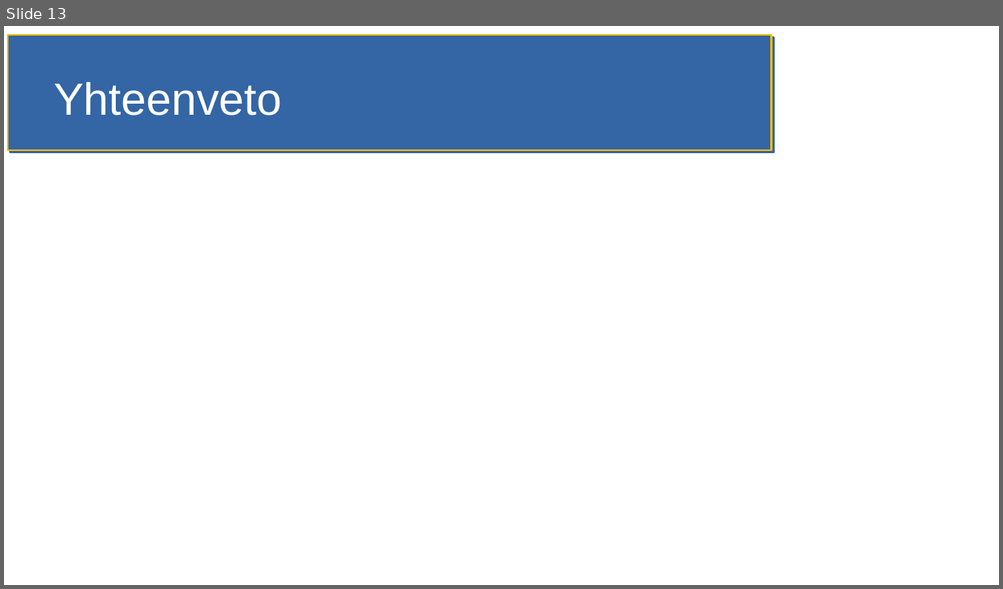
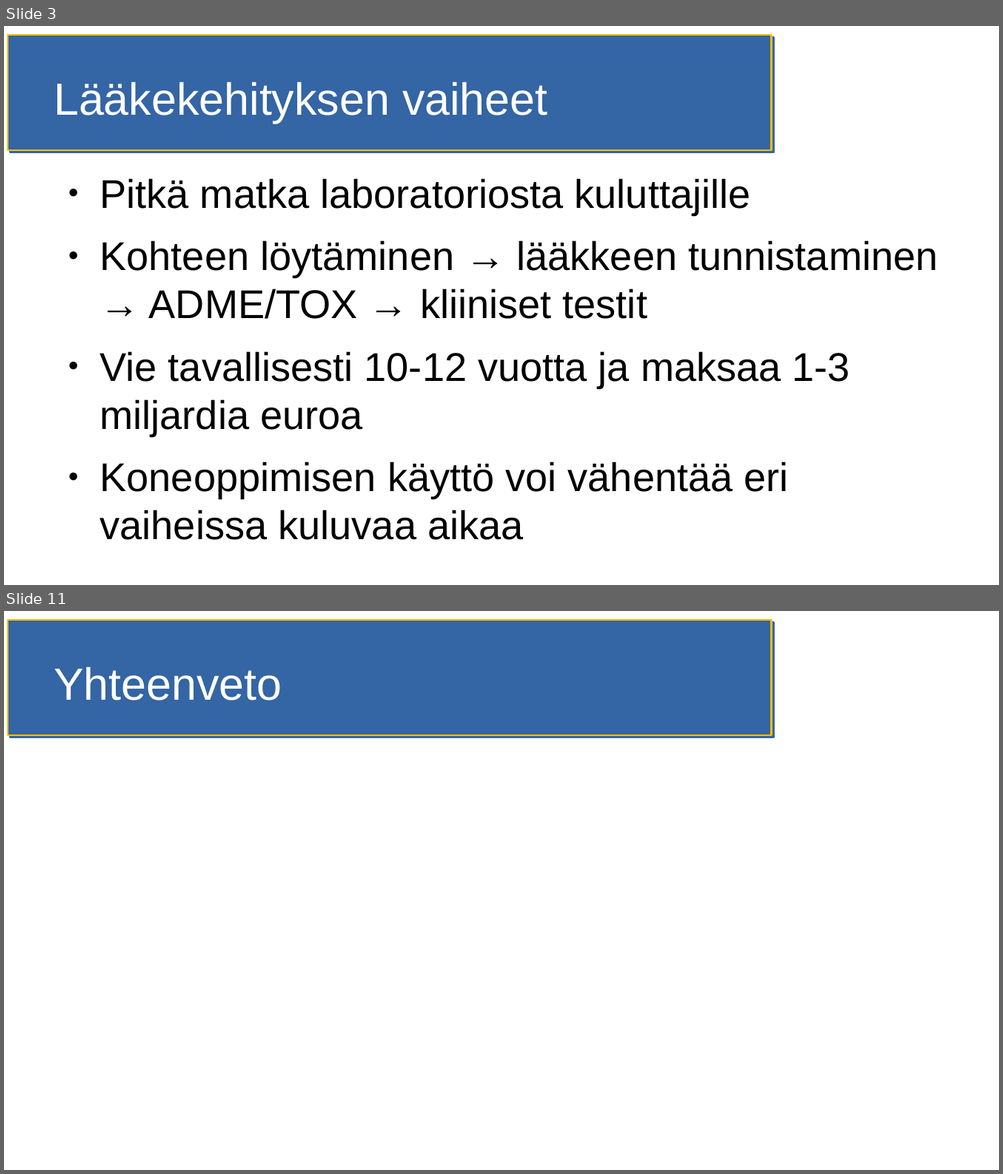
Before and after one commit to HegePI/kanditutkielma, a slide deck: esitelmä.odp. Shown one above the other, each under a label of ours: slide 13 before the commit, slides 3 and 11 after it; the slides between them are not shown. The pictures are 1003x589 and 1003x1174 pixels, drawn with LibreOffice and Linux fonts; fonts in the diff are those of the drawing. Boxes give left, top, right and bottom in pixels: in the first picture for what was removed or moved away, otherwise in the second. Text is boxed around its words. In the diff, an @@ line names an element or a change of style, - is before the commit and + after.

```diff
--- a/esitelmä.odp
+++ b/esitelmä.odp
@@ slide 3 added at bbox=[4, 26, 999, 585], background #FFFFFF; not listed: 1 template element that a slide beside it also shows @@
@@ title added at bbox=[54, 82, 547, 123], 36 pt, text #FFFFFF @@
+Lääkekehityksen vaiheet
@@ text added at bbox=[100, 178, 937, 499], 32 pt, text #000000 @@
+● Pitkä matka laboratoriosta kuluttajille
+● Kohteen löytäminen → lääkkeen tunnistaminen → ADME/TOX → kliiniset testit
+● Vie tavallisesti 10-12 vuotta ja maksaa 1-3 miljardia euroa
+● Koneoppimisen käyttö voi vähentää eri vaiheissa kuluvaa aikaa
@@ what was slide 13 is now slide 11 @@
```
Also in this commit, not shown: 3 slides changed, 6 other slides added, 9 slides removed, 5 other files.
